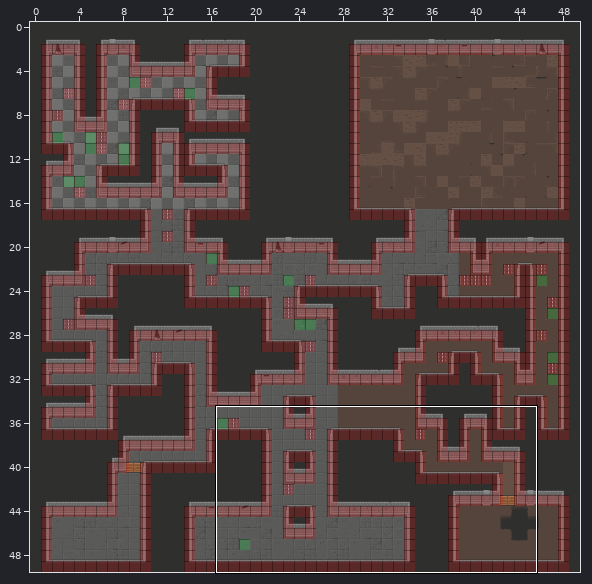
Tiled map -- Torchase/Resources/Maptest/MapLevel1.tmx. Above: a wide view before the commit, with the close-up outlined.
Close-up. Before the edit:
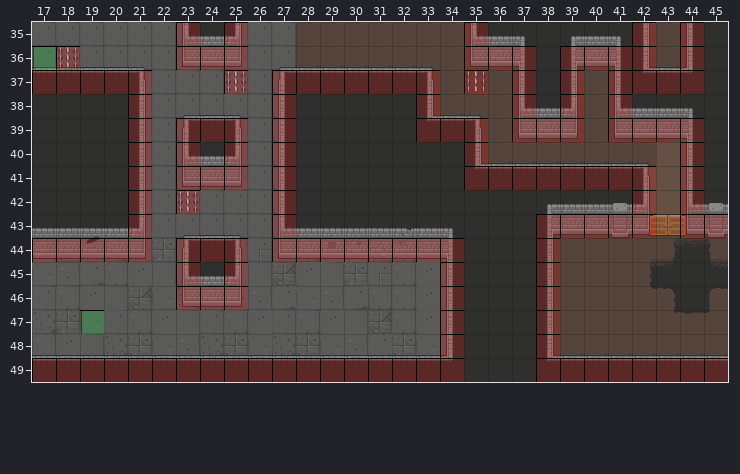
Cells are 32x32 px. Shown: x 17..45, y 35..49. The commit also changed other parts of the map, which this record leaves out. Layer "door" is drawn 12,13 px off the grid.
Now the later version:
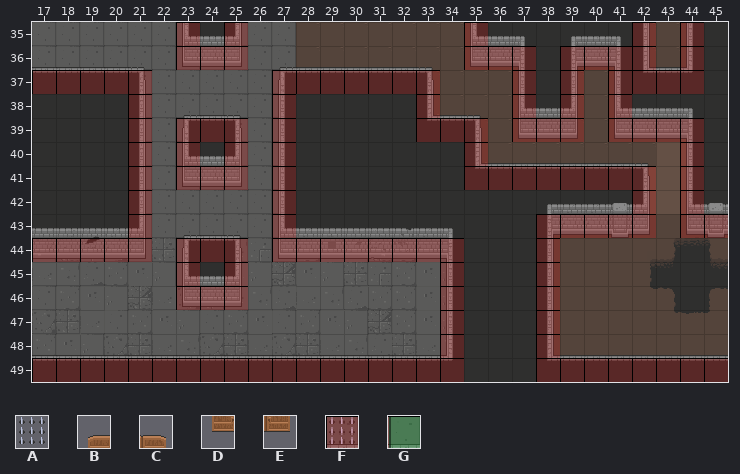
Key: from "GamemapObject": A 243, B 288, C 289, D 304, E 305; from "meta_tiles": F 0, G 1.
_ is an empty cell, . an unchanged one.
See-through tiles are keyed as they look on the map.
Edits made:
--- layer "die" (removed)
@@ x 18..35 @@
-36 A.................
-37 .......A.........A
+36 _.................
+37 ......._........._
@@ x 23..23 @@
-42 A
+42 _
--- layer "door" (removed)
@@ x 42..43 @@
-42 BC
-43 DE
+42 __
+43 __
--- layer "Trap_plant" (removed)
@@ x 17..17 @@
-36 G
+36 _
@@ x 19..19 @@
-47 G
+47 _
--- layer "Trap" (removed)
@@ x 18..35 @@
-36 F.................
-37 .......F.........F
+36 _.................
+37 ......._........._
@@ x 23..23 @@
-42 F
+42 _
